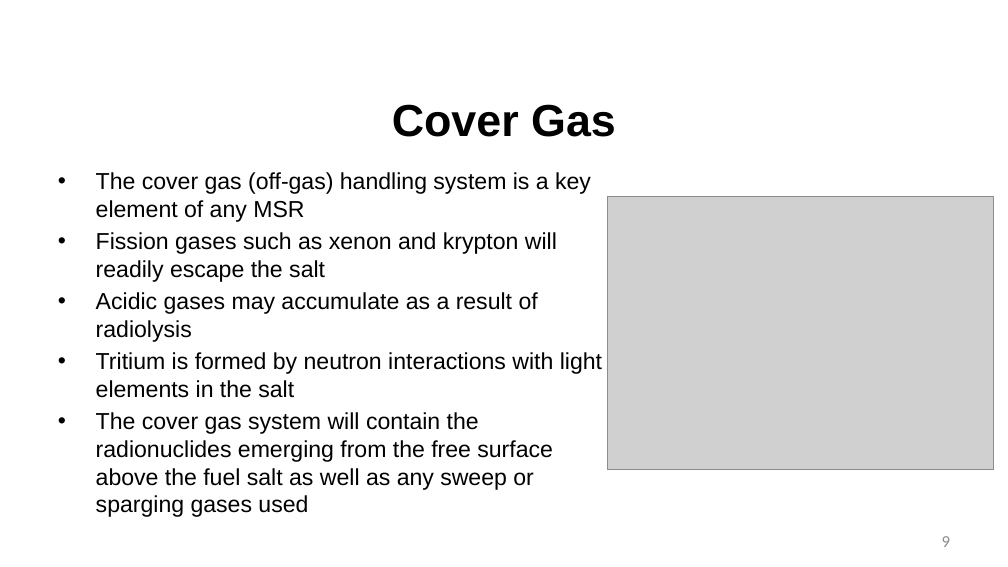
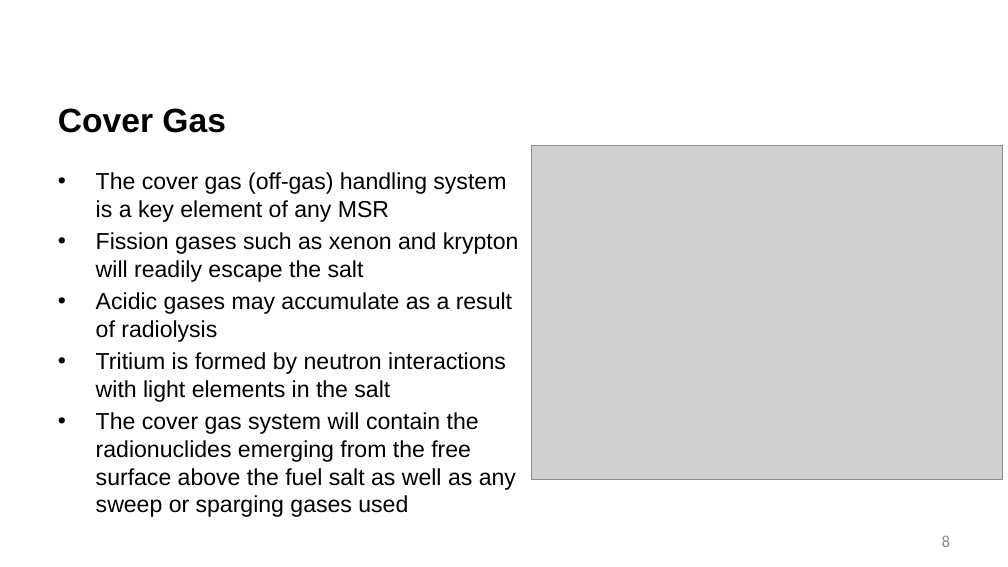
Before and after one commit to benbeeler/TEACHING, a slide deck: slide 8 of Advanced Reactor Materials/Fall2025/Lec14_MoltenSalts.pptx (slide 9 before the commit). Drawn at 1008x567 pixels with LibreOffice and Linux fonts; fonts in the diff are those of the drawing; grey boxes stand for pictures; background and template pictures are left out. Boxes give left, top, right and bottom in pixels: in the first picture for what was removed or moved away, otherwise in the second. Text is boxed around its words. In the diff, an @@ line names an element or a change of style, - is before the commit and + after.

```diff
--- a/Advanced Reactor Materials/Fall2025/Lec14_MoltenSalts.pptx
+++ b/Advanced Reactor Materials/Fall2025/Lec14_MoltenSalts.pptx
@@ title "Cover Gas" at [58,108,226,133]: size 42.7 to 32 pt; alignment centre to left @@
@@ picture: place and size @@
-picture at [607,196,993,470]
+picture at [532,146,1002,480]
@@ text "The cover gas (off-gas) handling ..." rewrapped from [96,172,602,517] to [96,172,519,517] @@
@@ page number at [942,535,950,547]: text changed @@
-9
+8
```
Also in this commit, not shown: 25 other slides changed, 4 slides added, 2 slides removed, 6 other files.
